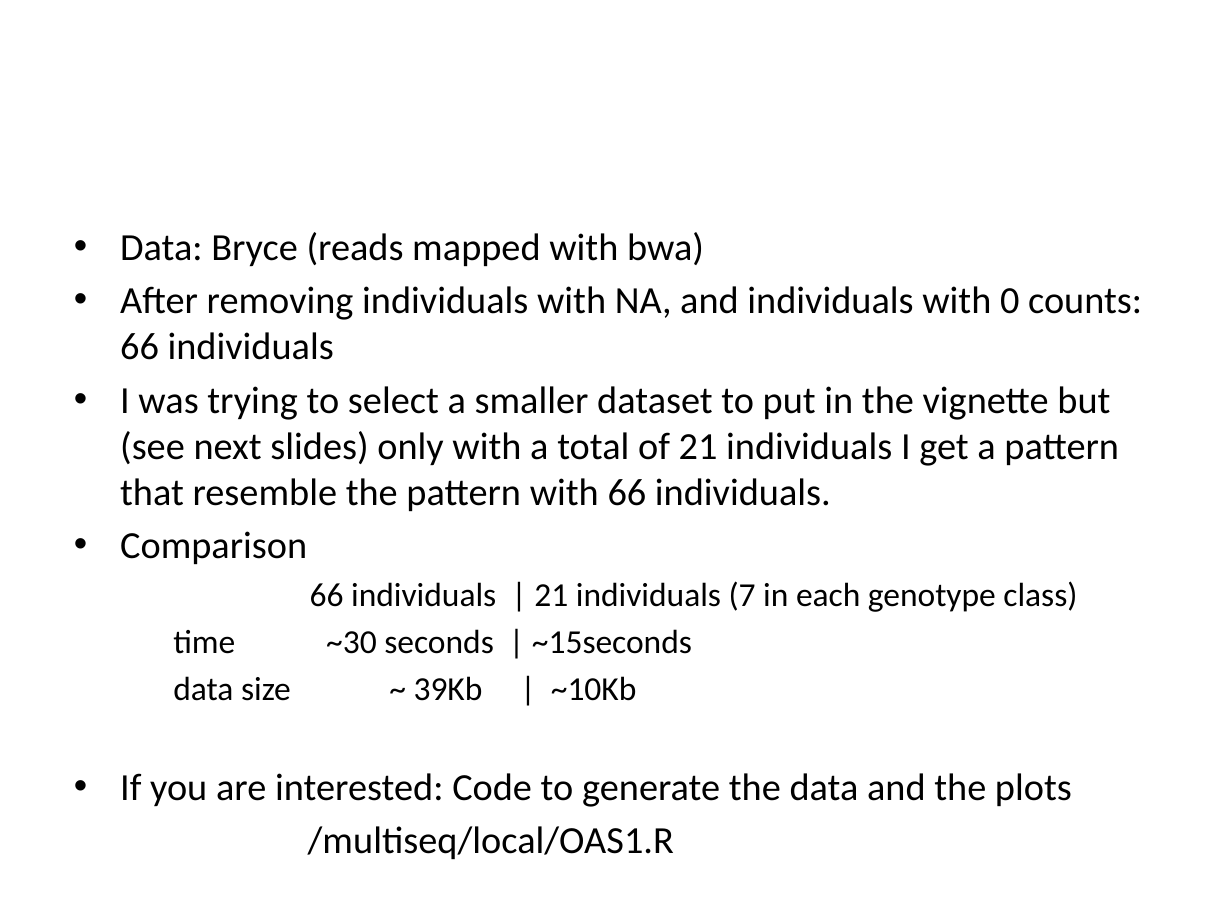
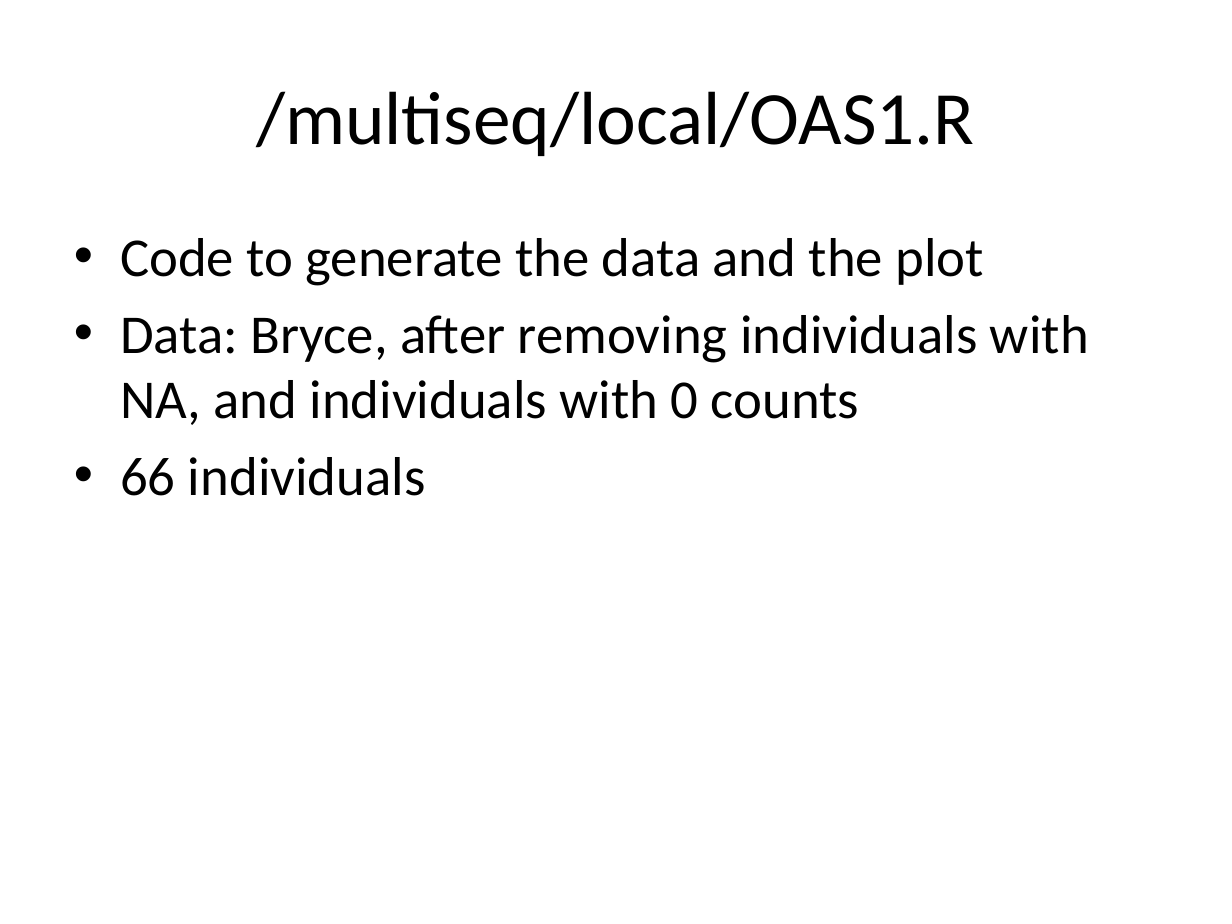
Before and after one commit to stephenslab/multiseq, a slide deck: slide 2 of local/OAS1vignette/OAS1Vignette.pptx. Drawn at 1232x924 pixels with LibreOffice and Linux fonts; fonts in the diff are those of the drawing. Boxes give left, top, right and bottom in pixels: in the first picture for what was removed or moved away, otherwise in the second. Text is boxed around its words. In the diff, an @@ line names an element or a change of style, - is before the commit and + after.

Commit message:
changed vignette

```diff
--- a/local/OAS1vignette/OAS1Vignette.pptx
+++ b/local/OAS1vignette/OAS1Vignette.pptx
@@ title added at bbox=[256, 91, 975, 156], 44 pt, text #000000 @@
+/multiseq/local/OAS1.R
@@ text at bbox=[120, 238, 1089, 496]: text changed; size 22.4 to 32 pt @@
-• Data: Bryce (reads mapped with bwa)
-• After removing individuals with NA, and individuals with 0 counts: 66 individuals
-• I was trying to select a smaller dataset to put in the vignette but (see next slides) only with a total of 21 individuals I get a pattern that resemble the pattern with 66 individuals.
-• Comparison
-  66 individuals | 21 individuals (7 in each genotype class)
-  time ~30 seconds | ~15seconds
-  data size ~ 39Kb | ~10Kb
-• If you are interested: Code to generate the data and the plots
-/multiseq/local/OAS1.R
+• Code to generate the data and the plot
+• Data: Bryce, after removing individuals with NA, and individuals with 0 counts
+• 66 individuals
```
Also in this commit, not shown: 4 other slides changed.
